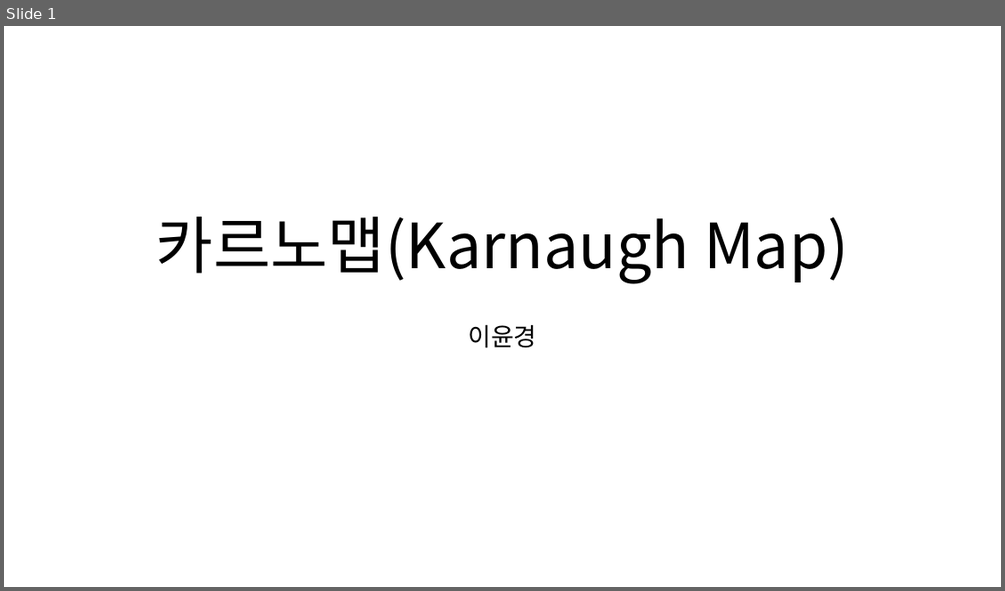
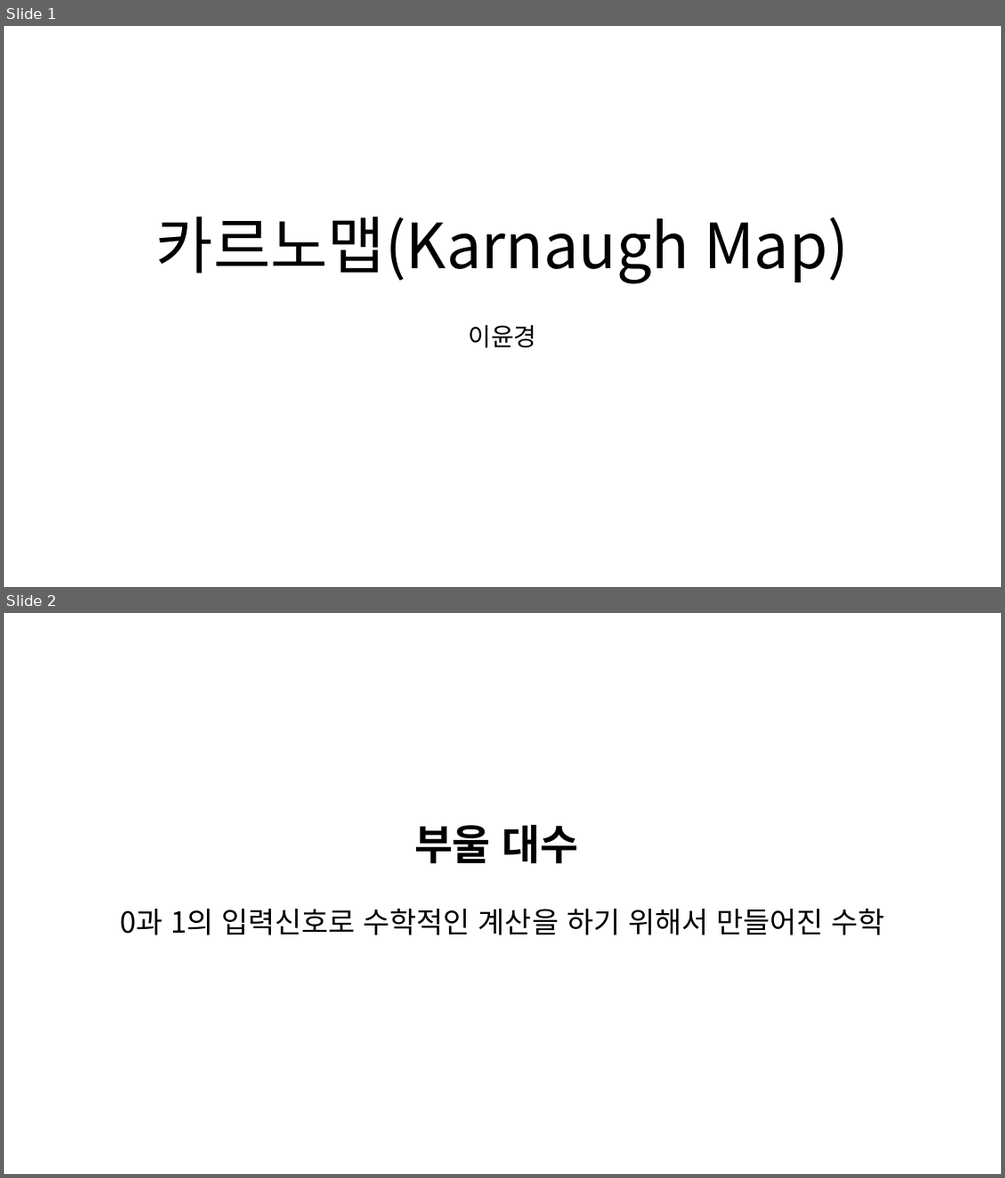
Before and after one commit to siwon-park/computer-science-study, a slide deck: 이윤경/2022-06-22/카르노맵(Karnaugh Map).pptx. Shown one above the other, each under a label of ours: slide 1 before the commit, slides 1 and 2 after it. The pictures are 1005x591 and 1005x1178 pixels, drawn with LibreOffice and Linux fonts; fonts in the diff are those of the drawing. Boxes give left, top, right and bottom in pixels: in the first picture for what was removed or moved away, otherwise in the second. Text is boxed around its words. In the diff, an @@ line names an element or a change of style, - is before the commit and + after.

```diff
--- a/이윤경/2022-06-22/카르노맵(Karnaugh Map).pptx
+++ b/이윤경/2022-06-22/카르노맵(Karnaugh Map).pptx
@@ slide 2 added at <box>4,613,1001,1174</box>, background #FFFFFF @@
@@ text added at <box>120,825,885,935</box>, 28 pt, text #000000 @@
+부울 대수
+0과 1의 입력신호로 수학적인 계산을 하기 위해서 만들어진 수학
```
Also in this commit, not shown: 28 other files.
